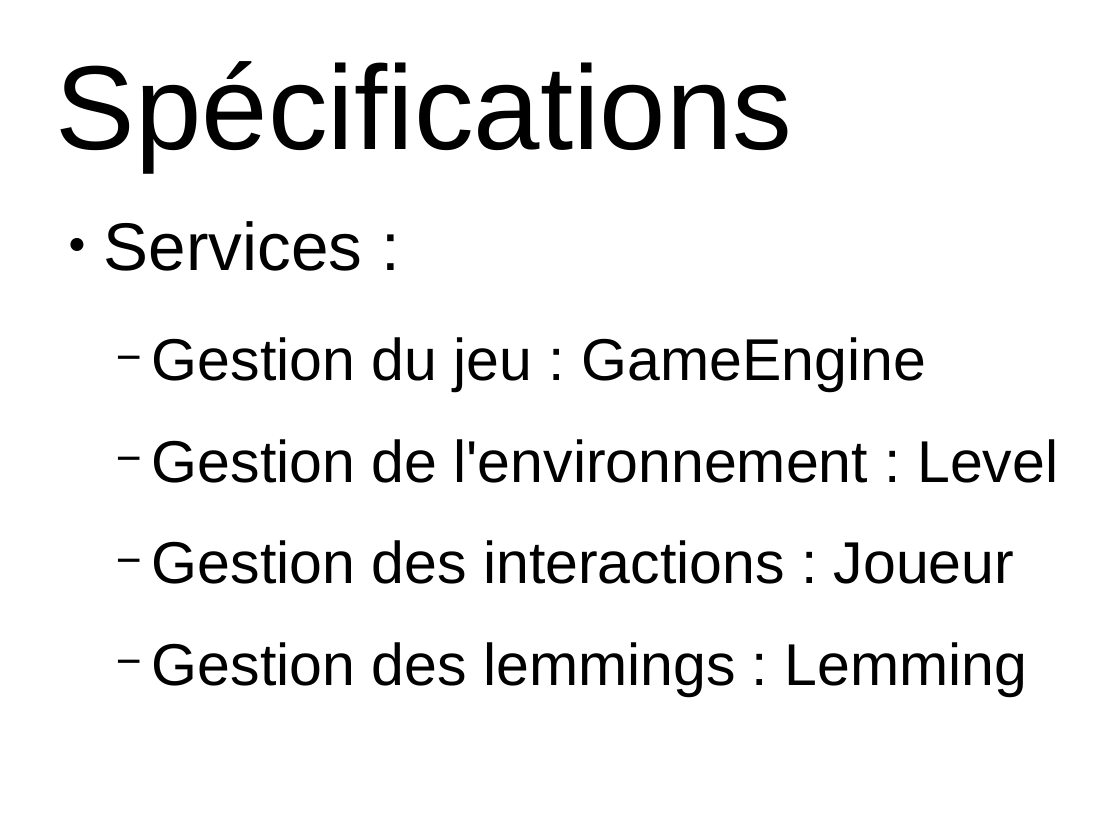
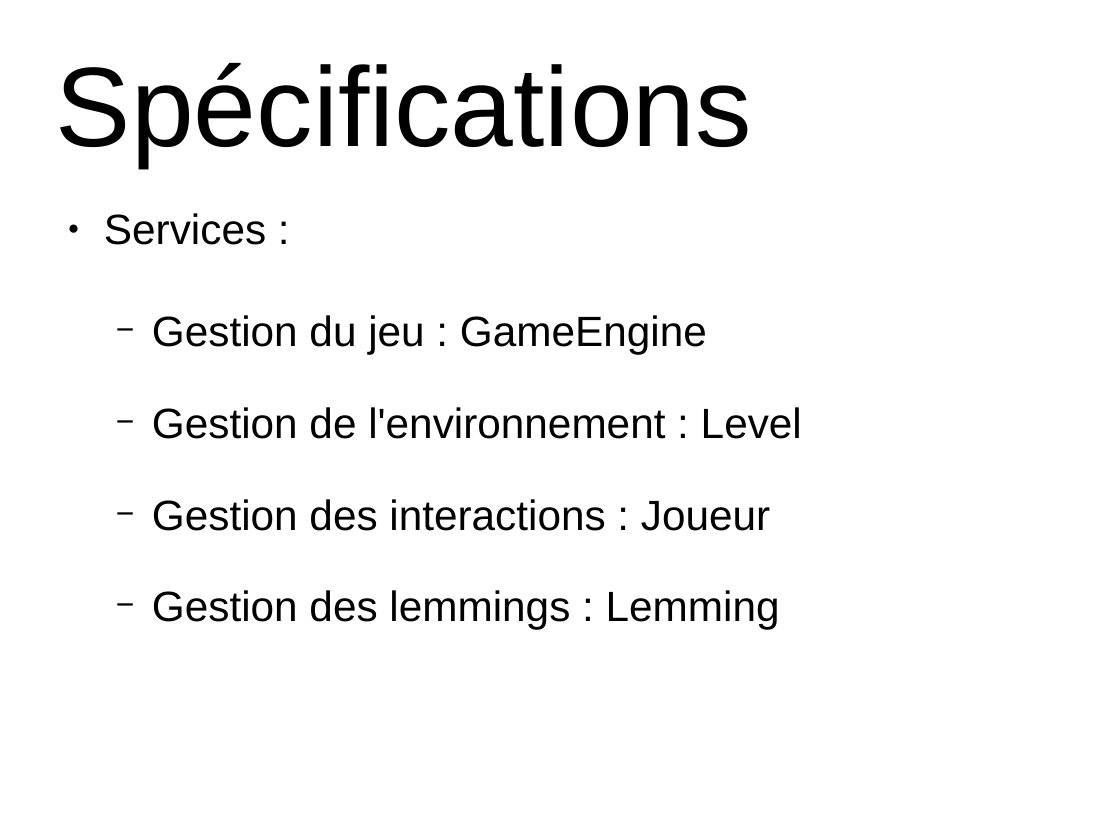
Before and after one commit to jbertran/cpsProject, a slide deck: slide 3 of Projet_CPS/presentation.odp. Drawn at 1120x840 pixels with LibreOffice and Linux fonts; fonts in the diff are those of the drawing; background and template pictures are left out. Boxes give left, top, right and bottom in pixels: in the first picture for what was removed or moved away, otherwise in the second. Text is boxed around its words. In the diff, an @@ line names an element or a change of style, - is before the commit and + after.

```diff
--- a/Projet_CPS/presentation.odp
+++ b/Projet_CPS/presentation.odp
@@ title "Spécifications" at [56, 63, 752, 166]: size 84.6 to 80 pt @@
@@ text "Services :" at [104, 213, 802, 629]: size 47.7 to 30 pt in "Services :"; size 41.9 to 30 pt; more space between paragraphs @@
```
Also in this commit, not shown: 9 other slides changed, 2 other files.
